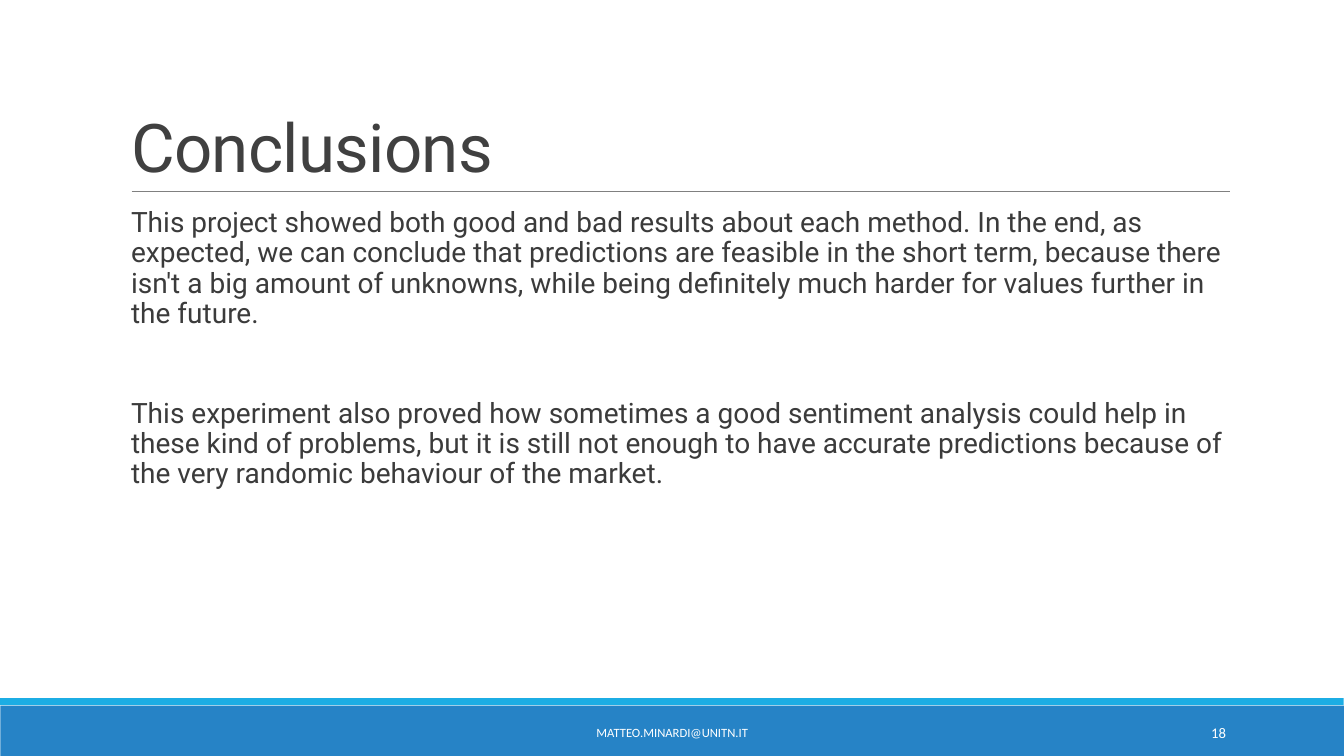
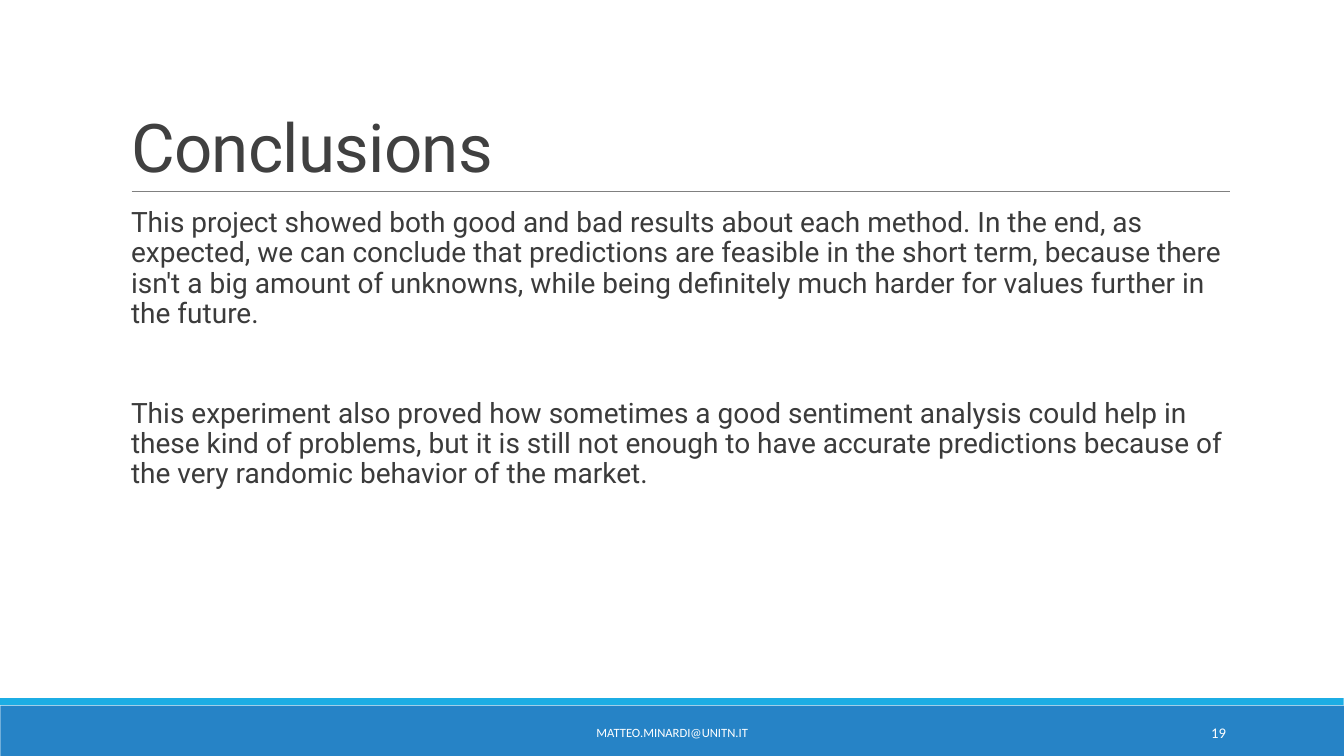
Before and after one commit to matteominardi/Futures-Contract-Pricing-Forecast-AI-for-finance, a slide deck: slide 19 of presentation.pptx (slide 18 before the commit). Drawn at 1344x756 pixels with LibreOffice and Linux fonts; fonts in the diff are those of the drawing. Boxes give left, top, right and bottom in pixels: in the first picture for what was removed or moved away, otherwise in the second. Text is boxed around its words. In the diff, an @@ line names an element or a change of style, - is before the commit and + after.

```diff
--- a/presentation.pptx
+++ b/presentation.pptx
@@ text at [131, 402, 1222, 489]: text changed @@
-  This experiment also proved how sometimes a good sentiment analysis could help in these kind of problems, but it is still not enough to have accurate predictions because of the very randomic behaviour of the market.
+  This experiment also proved how sometimes a good sentiment analysis could help in these kind of problems, but it is still not enough to have accurate predictions because of the very randomic behavior of the market.
@@ page number at [1211, 728, 1226, 738]: text changed @@
-18
+19
```
Also in this commit, not shown: 1 other slide changed, 1 slide added.
